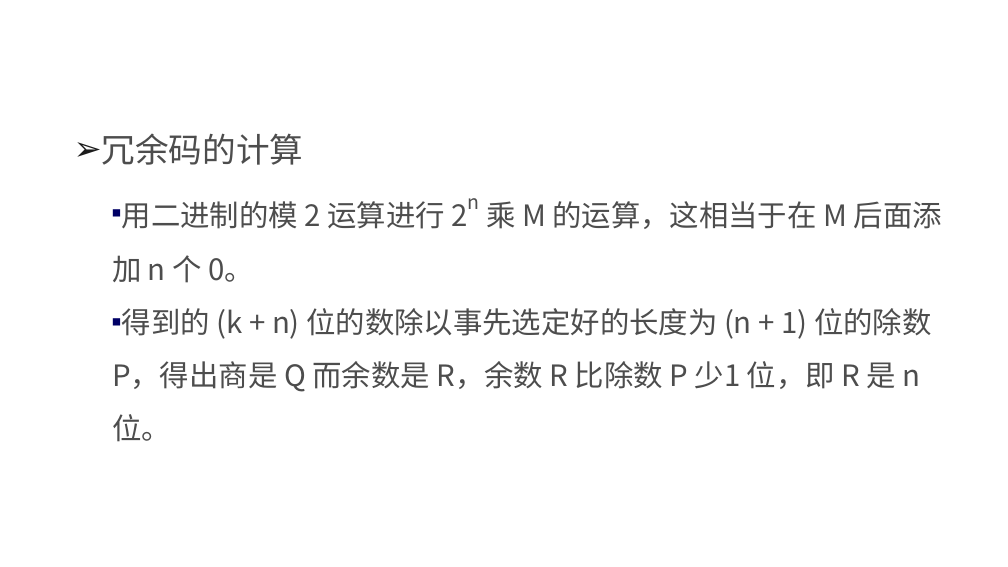
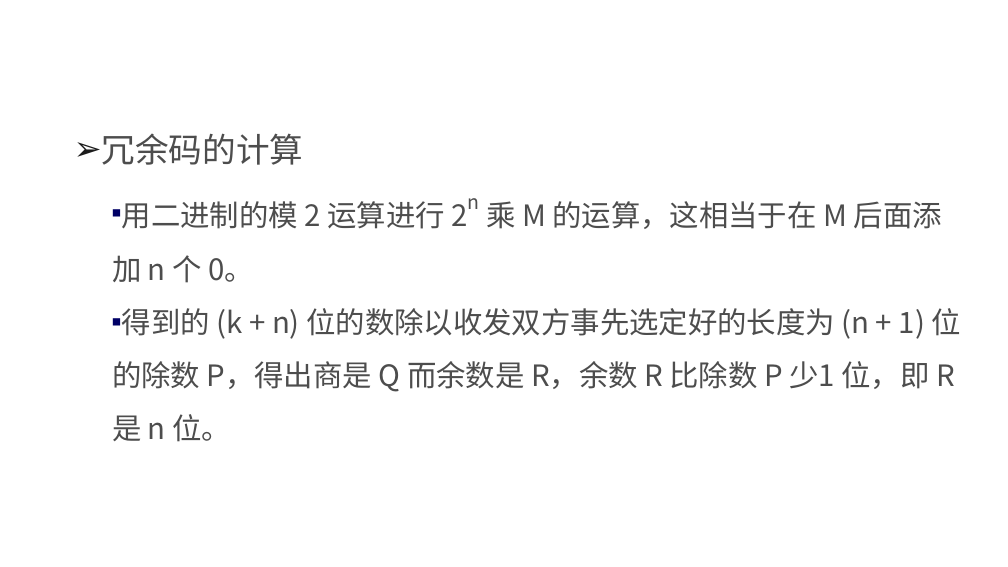
Before and after one commit to edu2act/course-NetWork, a slide deck: slide 18 of materials/slides/ch03 Data Link Layer.pptx. Drawn at 1008x567 pixels with LibreOffice and Linux fonts; fonts in the diff are those of the drawing; background and template pictures are left out. Boxes give left, top, right and bottom in pixels: in the first picture for what was removed or moved away, otherwise in the second. Text is boxed around its words. In the diff, an @@ line names an element or a change of style, - is before the commit and + after.

```diff
--- a/materials/slides/ch03 Data Link Layer.pptx
+++ b/materials/slides/ch03 Data Link Layer.pptx
@@ text at (112, 308, 961, 442): text changed @@
-  ▪ 得到的 (k + n) 位的数除以事先选定好的长度为 (n + 1) 位的除数 P，得出商是 Q 而余数是 R，余数 R 比除数 P 少1 位，即 R 是 n 位。
+  ▪ 得到的 (k + n) 位的数除以收发双方事先选定好的长度为 (n + 1) 位的除数 P，得出商是 Q 而余数是 R，余数 R 比除数 P 少1 位，即 R 是 n 位。
```
Also in this commit, not shown: 12 other slides changed.
